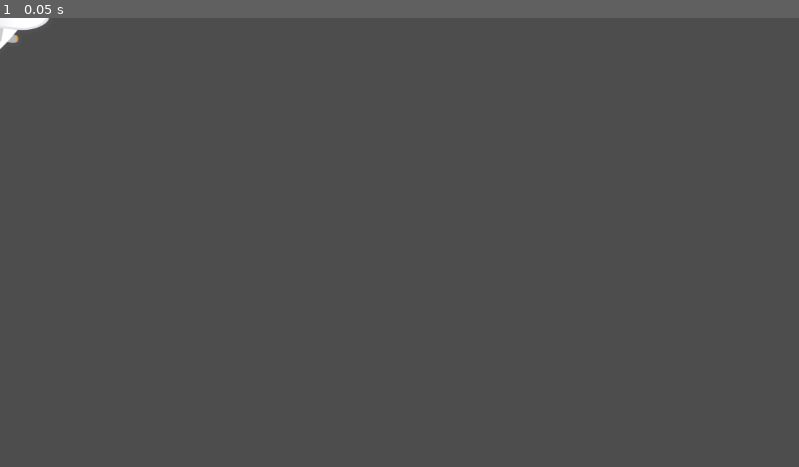
Above: before the commit, frame 1.
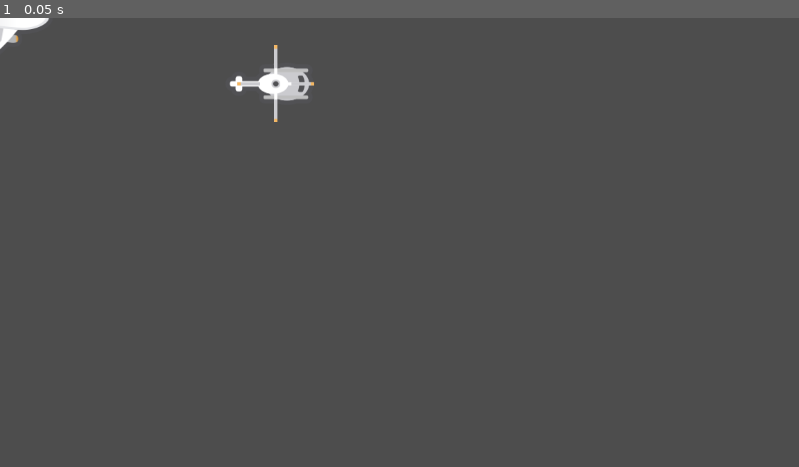
Above: after the commit, the same moment.

Repository: zhafranzainal/gameDev_Godot
Game: Godot game, scene res://scenes/ocean/ocean.tscn
Same seed, same stepped clock (60 frames per second), same inputs: the game is played once before the commit and once after it.
Inputs:
- Up to frame 1 (0.05 s): no input

The runs differ from the first frame. In frame 1, 0.5% of the frame differs, in the area x 28-40%, y 6-24%.

Commit message:
Add helicopter to the root node

Diff:
--- a/foundations/scenes/ocean/ocean.tscn
+++ b/foundations/scenes/ocean/ocean.tscn
@@ -1,8 +1,13 @@
-[gd_scene load_steps=2 format=3 uid="uid://dme6rb7r3k85k"]
+[gd_scene load_steps=3 format=3 uid="uid://dme6rb7r3k85k"]
 
 [ext_resource type="Texture2D" uid="uid://nfblawmo2ex" path="res://assets/Plane.png" id="1_pde3v"]
+[ext_resource type="Texture2D" uid="uid://dmmtn3o0ix0tv" path="res://assets/Helicopter.png" id="2_prgdk"]
 
 [node name="Ocean" type="Node"]
 
 [node name="Sprite2D" type="Sprite2D" parent="."]
 texture = ExtResource("1_pde3v")
+
+[node name="Helicopter" type="Sprite2D" parent="."]
+position = Vector2(389, 95)
+texture = ExtResource("2_prgdk")
